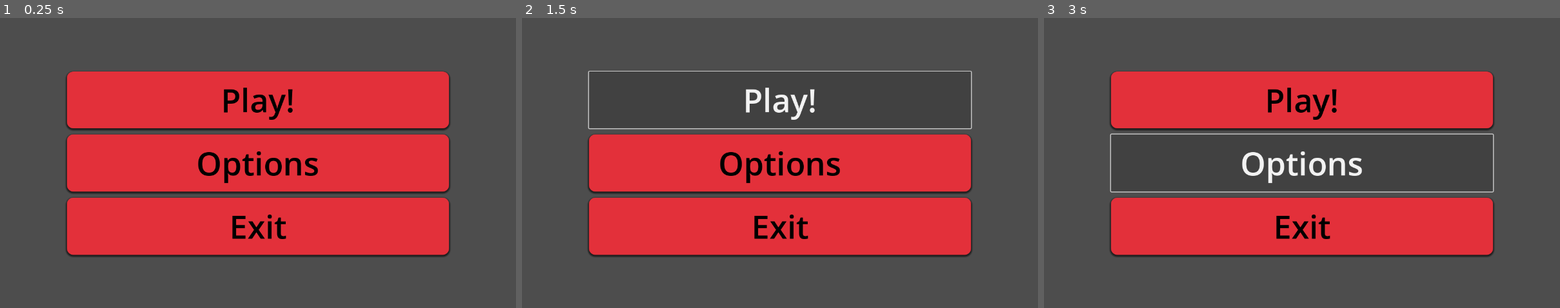
Above: before the commit, frames 1-3 (left to right).
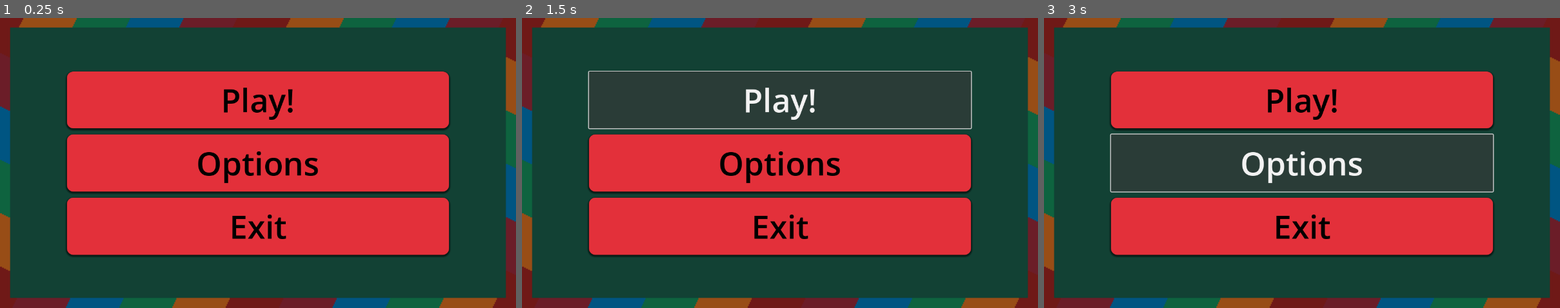
Above: after the commit, the same moments.

Repository: FiCeHo/Plink-go
Game: Godot game, scene res://main_menu.tscn
Same seed, same stepped clock (60 frames per second), same inputs: the game is played once before the commit and once after it.
Inputs:
- Up to frame 1 (0.25 s): no input
- Up to frame 2 (1.5 s): click "Play!" at 0.5 s; click "Play!" at 1.25 s
- Up to frame 3 (3 s): click "Play!" at 2 s; click "Options" at 2.75 s

The runs differ from the first frame. In frame 1, 56% of the frame differs, in the area x 0-100%, y 0-100%; in frame 2, 56%; in frame 3, 55%.

Commit message:
Bckrg img + music

Diff:
--- a/plink-go!/main_menu.tscn
+++ b/plink-go!/main_menu.tscn
@@ -1,6 +1,11 @@
-[gd_scene load_steps=3 format=3 uid="uid://dxgq4u6g37r8l"]
+[gd_scene load_steps=5 format=3 uid="uid://dxgq4u6g37r8l"]
+
+[ext_resource type="Texture2D" uid="uid://c2ep4ulm4ss2v" path="res://bckgr.png" id="1_06t4h"]
+[ext_resource type="AudioStream" uid="uid://ixsyfp8cp5or" path="res://Plink-go! Main Theme.mp3" id="2_7vrkn"]
 
 [sub_resource type="StyleBoxTexture" id="StyleBoxTexture_rhts7"]
+texture = ExtResource("1_06t4h")
+modulate_color = Color(0.60933, 0.60933, 0.60933, 1)
 
 [sub_resource type="StyleBoxFlat" id="StyleBoxFlat_rhts7"]
 bg_color = Color(0.890196, 0.188235, 0.227451, 1)
@@ -66,3 +71,8 @@
 theme_override_font_sizes/font_size = 80
 theme_override_styles/normal = SubResource("StyleBoxFlat_rhts7")
 text = "Exit"
+
+[node name="AudioStreamPlayer" type="AudioStreamPlayer" parent="."]
+stream = ExtResource("2_7vrkn")
+volume_db = 23.423
+autoplay = true
Not shown, added: plink-go!/Plink-go! Main Theme.mp3.import
Binary file added: plink-go!/bckgr.png
Not shown, added: plink-go!/bckgr.png.import
Not shown, added: plink-go!/Plink-go! Main Theme.mp3
